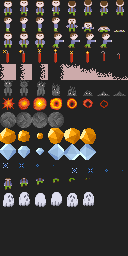
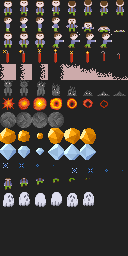
Layers edited between the first and the second 128 × 256 image:
painted on "Layer 0" over [20, 24, 112, 160]
